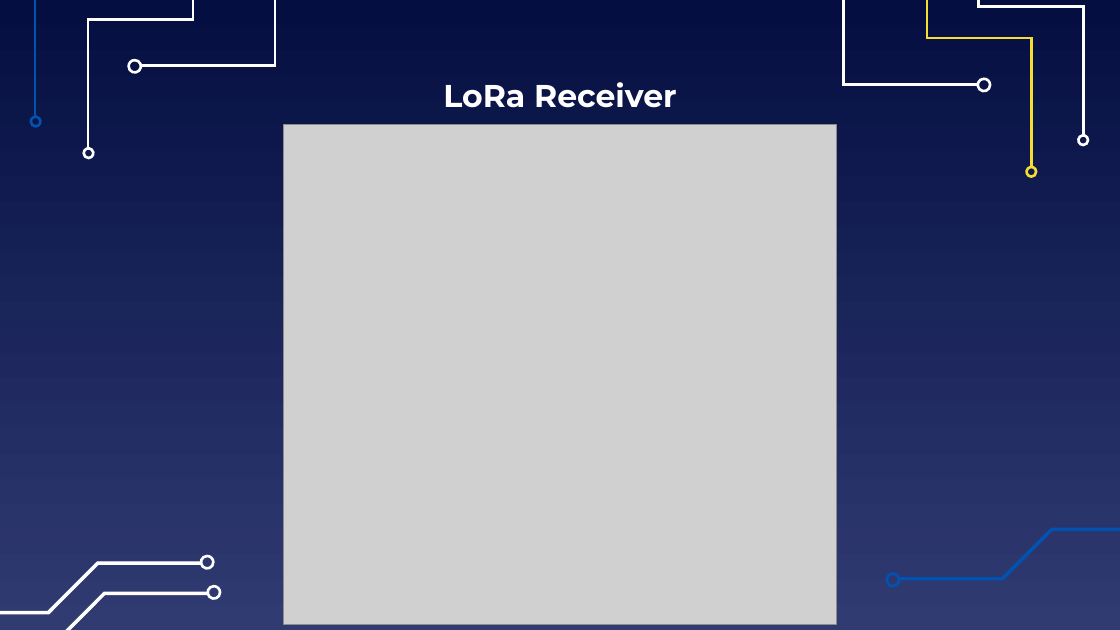
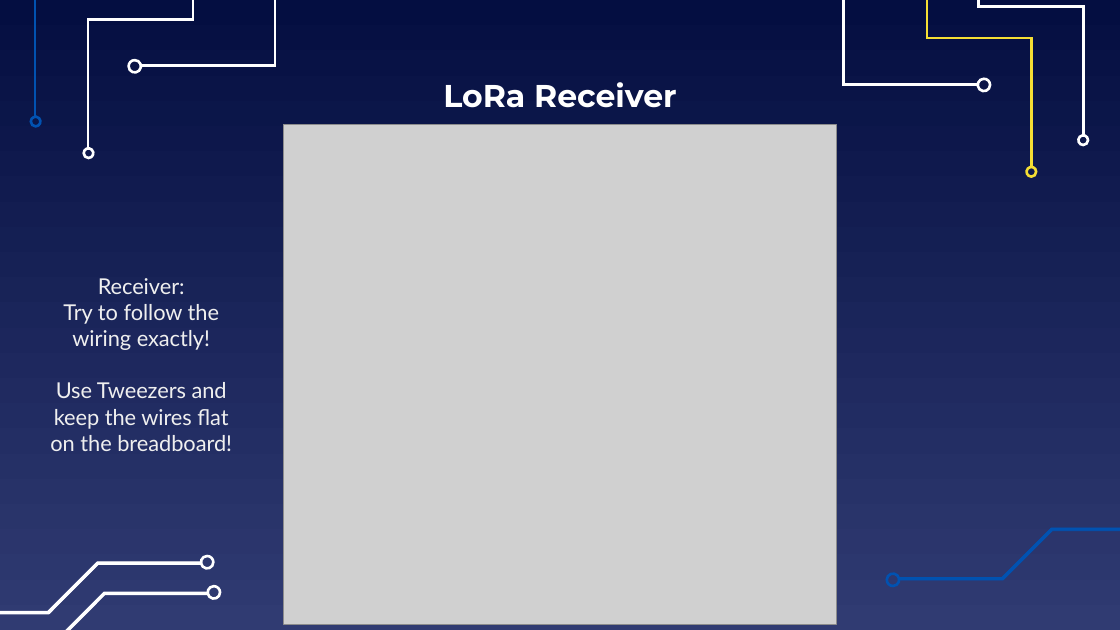
Before and after one commit to EELabMan/LoRa, a slide deck: slide 16 of Lora.pptx (slide 15 before the commit). Drawn at 1120x630 pixels with LibreOffice and Linux fonts; fonts in the diff are those of the drawing; grey boxes stand for pictures. Boxes give left, top, right and bottom in pixels: in the first picture for what was removed or moved away, otherwise in the second. Text is boxed around its words. In the diff, an @@ line names an element or a change of style, - is before the commit and + after.

```diff
--- a/Lora.pptx
+++ b/Lora.pptx
@@ text added at (50,278,232,451), 18.7 pt, text #EFEFEF @@
+Receiver:
+Try to follow the wiring exactly!
+Use Tweezers and keep the wires flat on the breadboard!
```
Also in this commit, not shown: 4 other slides changed, 1 slide added.
